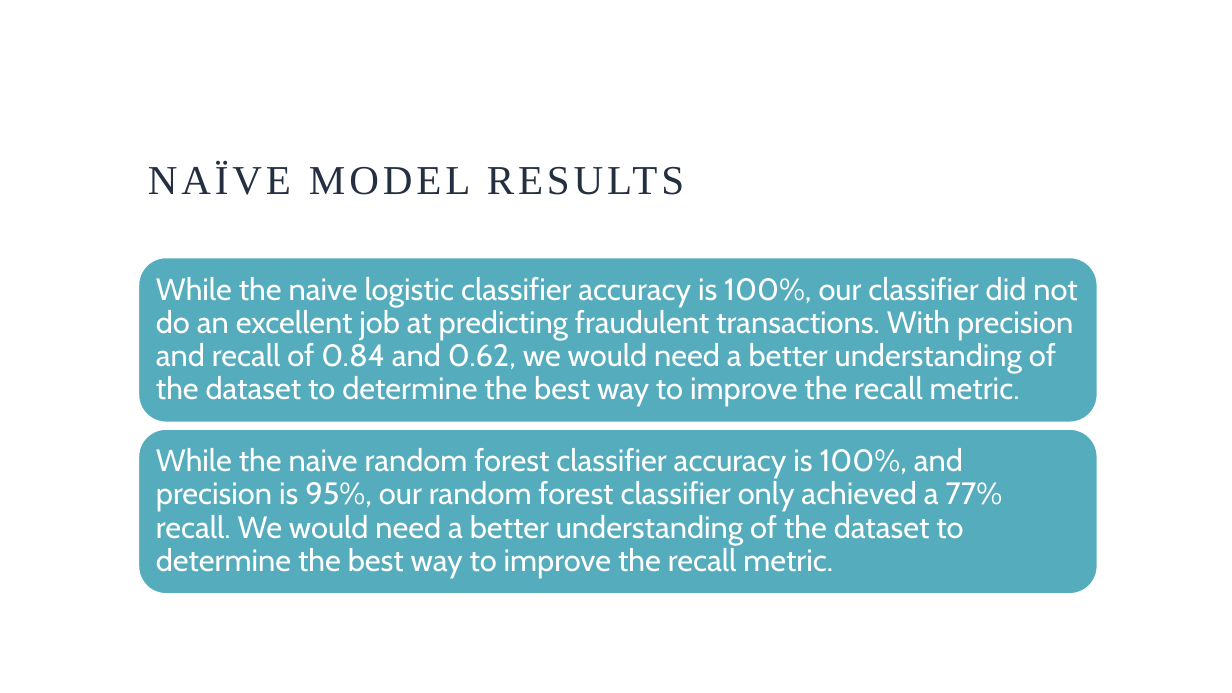
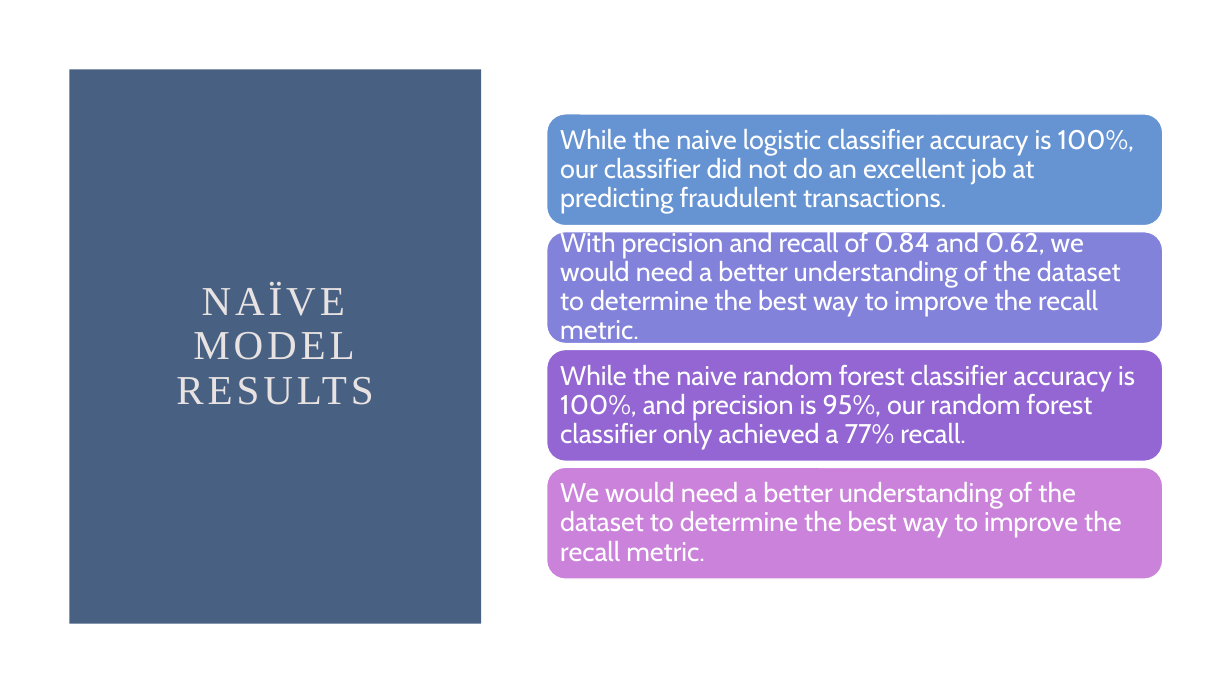
Before and after one commit to dsaulsb1/Fraud-Project, a slide deck: slide 31 of FraudProject2021.pptx (slide 29 before the commit). Drawn at 1232x693 pixels with LibreOffice and Linux fonts; fonts in the diff are those of the drawing. Boxes give left, top, right and bottom in pixels: in the first picture for what was removed or moved away, otherwise in the second. Text is boxed around its words. In the diff, an @@ line names an element or a change of style, - is before the commit and + after.

```diff
--- a/FraudProject2021.pptx
+++ b/FraudProject2021.pptx
@@ rectangle added at (69,69,482,624), fill #486183 @@
@@ title "NAÏVE MODEL RESULTS": place and size @@
-title "NAÏVE MODEL RESULTS" at (148,162,684,195)
+title "NAÏVE MODEL RESULTS" at (176,283,373,405)
@@ title "NAÏVE MODEL RESULTS" at (176,283,373,405): text colour #243041 to #E8E3E2; alignment left to centre; vertical alignment bottom to middle @@
@@ text at (560,230,1121,346): text changed; size 24 to 21 pt @@
-While the naive logistic classifier accuracy is 100%, our classifier did not do an excellent job at predicting fraudulent transactions. With precision and recall of 0.84 and 0.62, we would need a better understanding of the dataset to determine the best way to improve the recall metric.
+With precision and recall of 0.84 and 0.62, we would need a better understanding of the dataset to determine the best way to improve the recall metric.
@@ rounded rectangle removed at (139,258,1098,422) @@
@@ rounded rectangle removed at (139,430,1098,594) @@
@@ group added at (547,114,1164,579): 4 rounded rectangles, 2 texts @@
+While the naive logistic classifier accuracy is 100%, our classifier did not do an excellent job at predicting fraudulent transactions.
+While the naive random forest classifier accuracy is 100%, and precision is 95%, our random forest classifier only achieved a 77% recall.
@@ text at (560,482,1121,561): text changed; size 24 to 21 pt @@
-While the naive random forest classifier accuracy is 100%, and precision is 95%, our random forest classifier only achieved a 77% recall. We would need a better understanding of the dataset to determine the best way to improve the recall metric.
+We would need a better understanding of the dataset to determine the best way to improve the recall metric.
```
Also in this commit, not shown: 32 other slides changed, 14 slides added, 5 slides removed.
